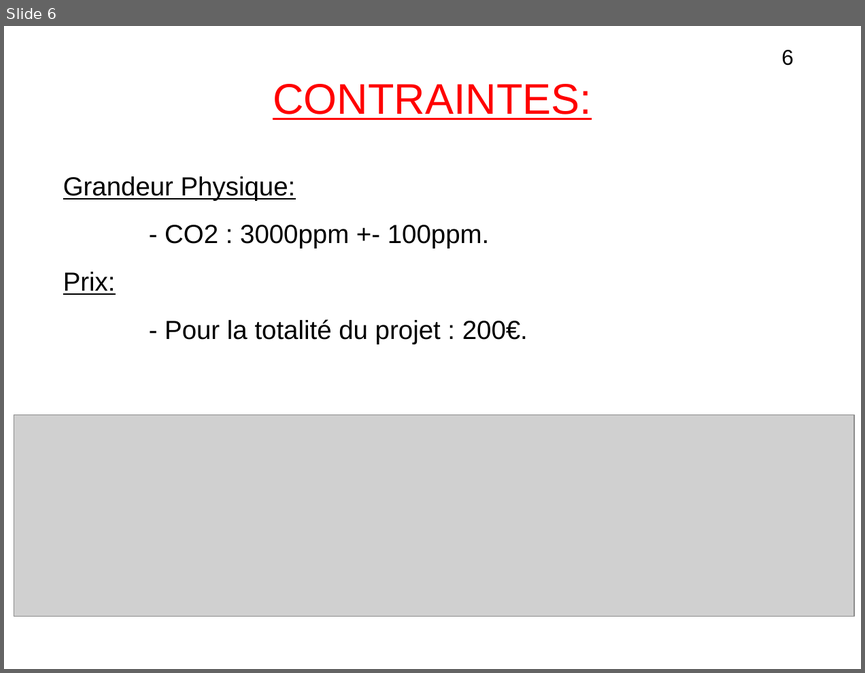
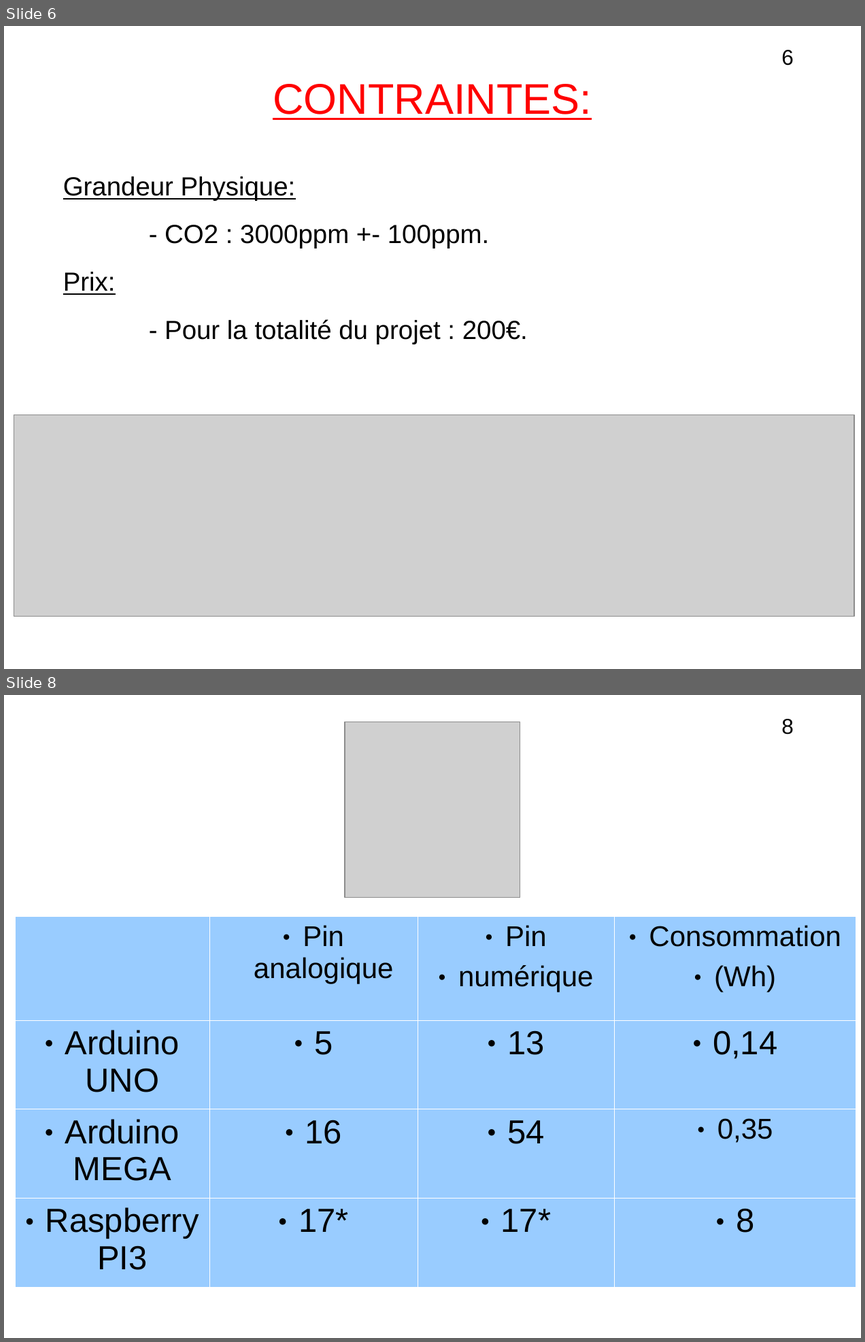
Before and after one commit to lesliesam96/Projet-STI2D, a slide deck: hugo/diapo_R3.odp. Shown one above the other, each under a label of ours: slide 6 before the commit, slides 6 and 8 after it; the slides between them are not shown. The pictures are 865x673 and 865x1342 pixels, drawn with LibreOffice and Linux fonts; fonts in the diff are those of the drawing; grey boxes stand for pictures. Boxes give left, top, right and bottom in pixels: in the first picture for what was removed or moved away, otherwise in the second. Text is boxed around its words. In the diff, an @@ line names an element or a change of style, - is before the commit and + after.

```diff
--- a/hugo/diapo_R3.odp
+++ b/hugo/diapo_R3.odp
@@ slide 8 added at bbox=[4, 695, 861, 1338], background #FFFFFF @@
@@ picture added at bbox=[345, 722, 521, 898] @@
@@ text added at bbox=[781, 719, 793, 734], 18 pt, text #000000 @@
+8
@@ table added at bbox=[15, 916, 857, 1286], 4 rows, 4 columns @@
+ | Pin analogique | Pin / numérique | Consommation / (Wh)
+Arduino UNO | 5 | 13 | 0,14
+Arduino MEGA | 16 | 54 | 0,35
+Raspberry PI3 | 17* | 17* | 8
```
Also in this commit, not shown: 11 slides changed, 2 other slides added, 2 slides removed.
